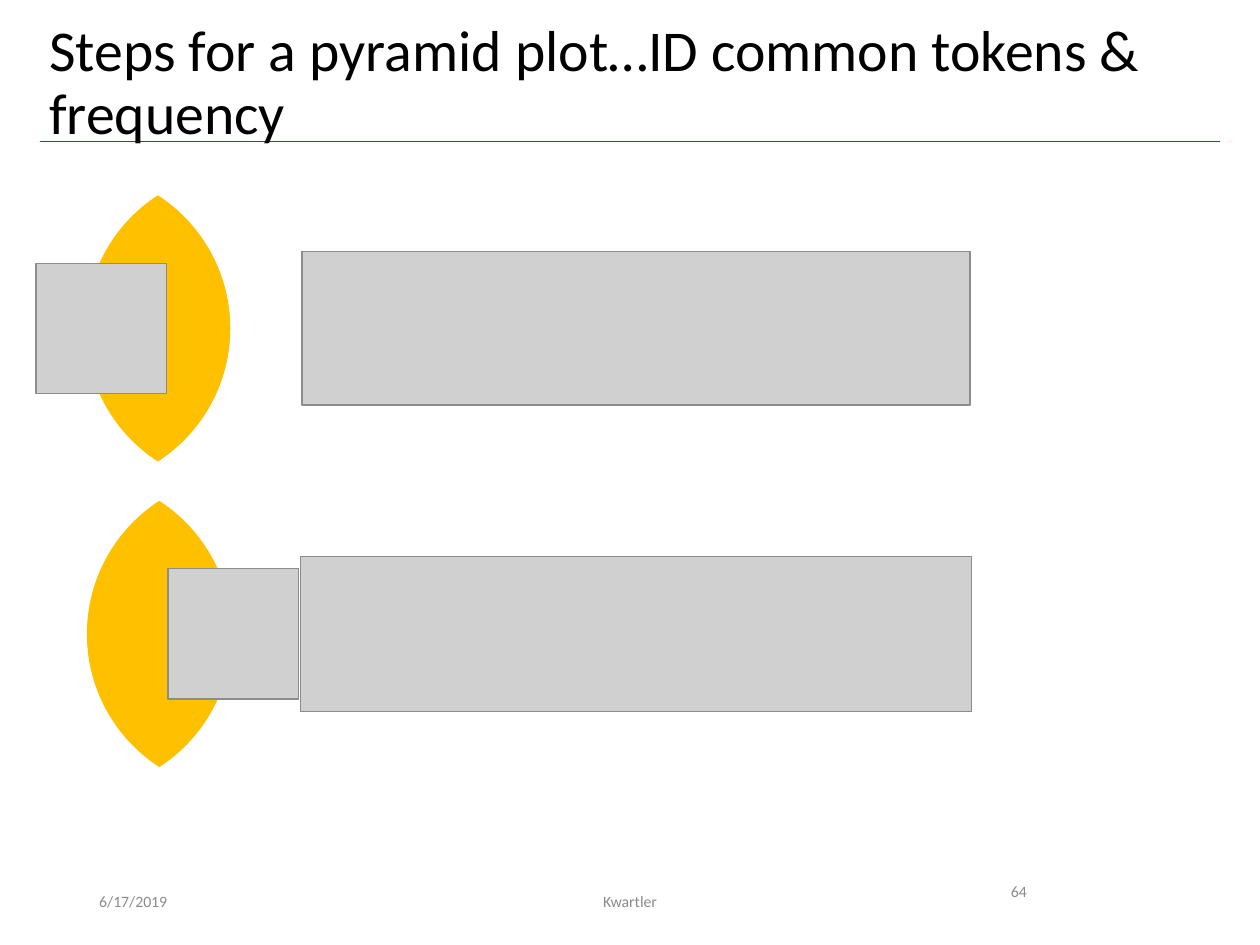
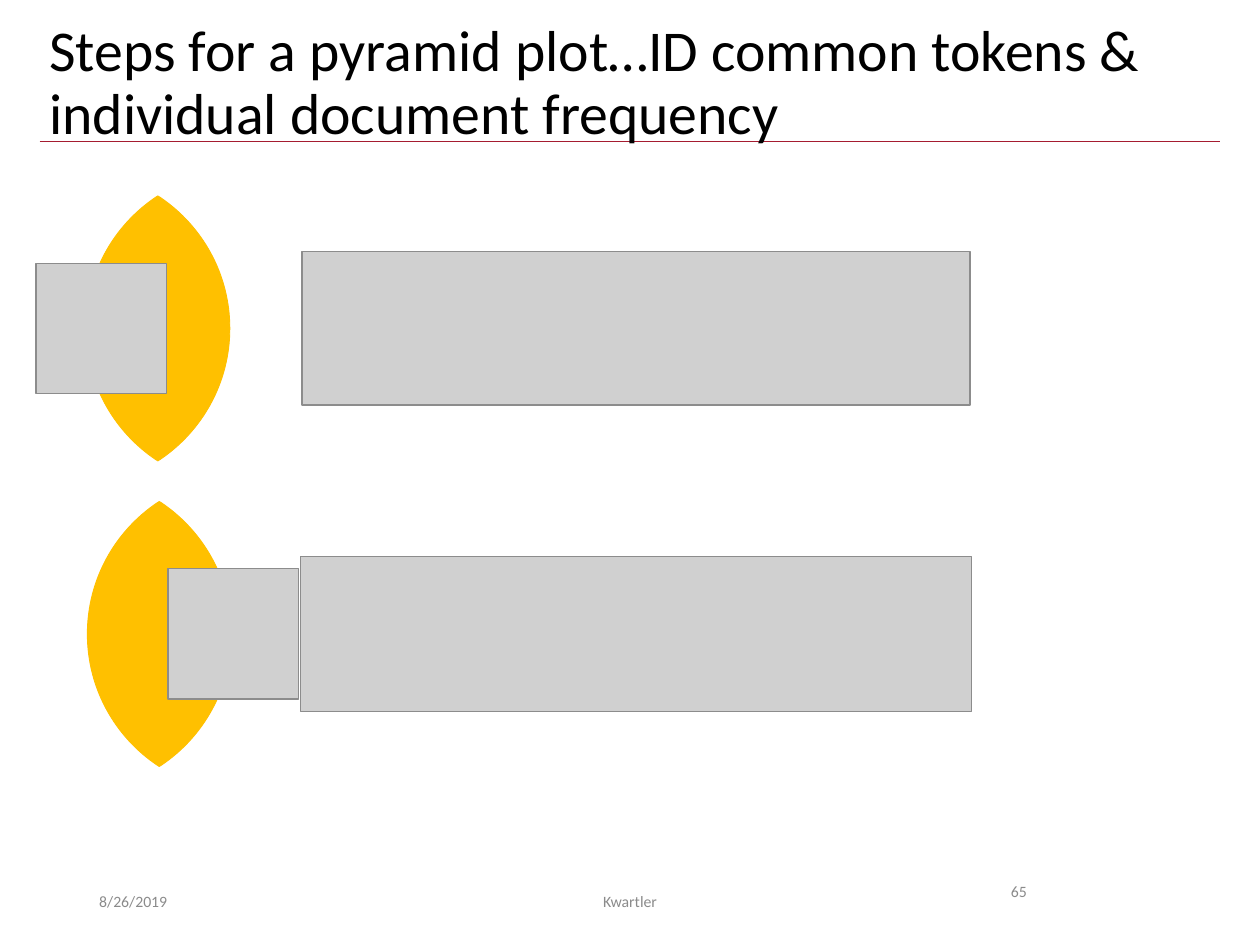
Before and after one commit to kwartler/GSERM_TextMining, a slide deck: slide 65 of B_Tuesday/GSERM_Tuesday_Basic_Visuals_v2.pptx (slide 64 before the commit). Drawn at 1260x945 pixels with LibreOffice and Linux fonts; fonts in the diff are those of the drawing; grey boxes stand for pictures; background and template pictures are left out. Boxes give left, top, right and bottom in pixels: in the first picture for what was removed or moved away, otherwise in the second. Text is boxed around its words. In the diff, an @@ line names an element or a change of style, - is before the commit and + after.

```diff
--- a/B_Tuesday/GSERM_Tuesday_Basic_Visuals_v2.pptx
+++ b/B_Tuesday/GSERM_Tuesday_Basic_Visuals_v2.pptx
@@ title at (x1=49, y1=31, x2=1086, y2=144): text changed @@
-Steps for a pyramid plot…ID common tokens & frequency
+Steps for a pyramid plot…ID common tokens & individual document frequency
@@ text at (x1=99, y1=896, x2=167, y2=908): text changed @@
-6/17/2019
+8/26/2019
@@ page number at (x1=1011, y1=886, x2=1027, y2=897): text changed @@
-64
+65
```
Also in this commit, not shown: 66 other slides changed, 1 slide added.
